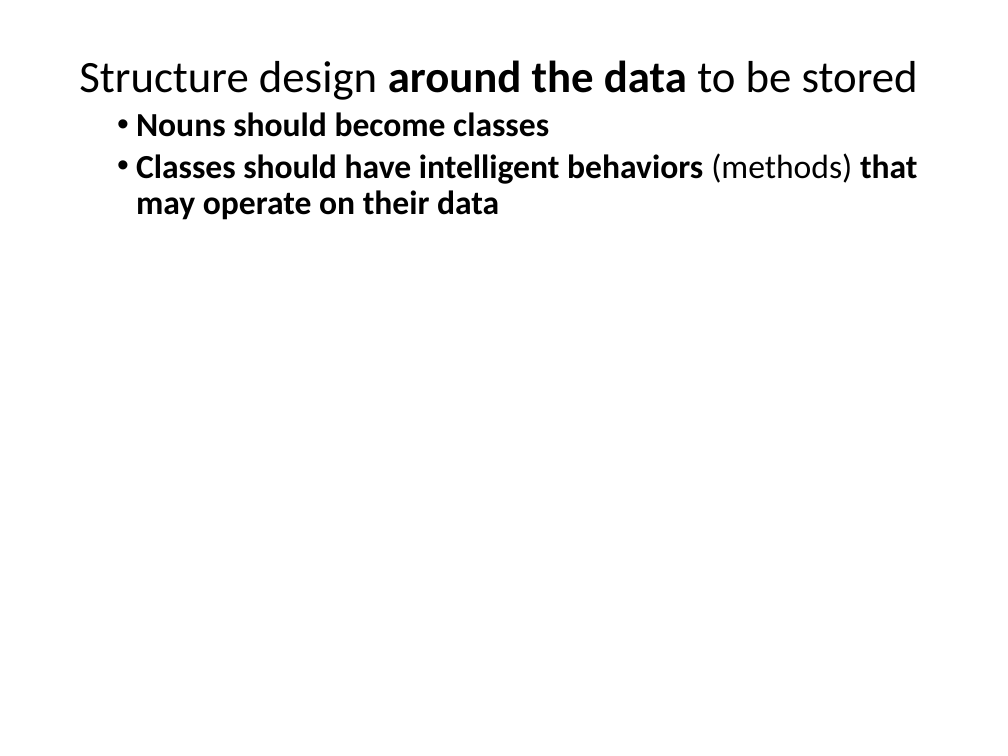
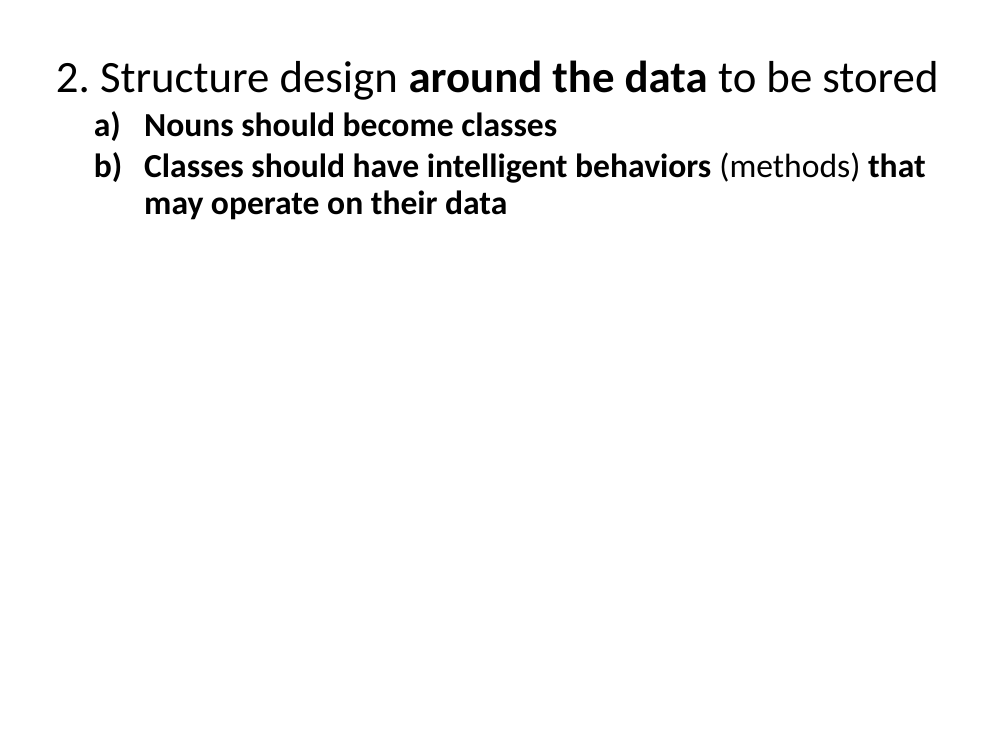
Before and after one commit to RHIT-CSSE/csse220, a slide deck: slide 18 of ClassMaterials/SETechniques/Slides/SoftwareEngineeringTechniques.pptx (slide 16 before the commit). Drawn at 1008x756 pixels with LibreOffice and Linux fonts; fonts in the diff are those of the drawing. Boxes give left, top, right and bottom in pixels: in the first picture for what was removed or moved away, otherwise in the second. Text is boxed around its words. In the diff, an @@ line names an element or a change of style, - is before the commit and + after.

```diff
--- a/ClassMaterials/SETechniques/Slides/SoftwareEngineeringTechniques.pptx
+++ b/ClassMaterials/SETechniques/Slides/SoftwareEngineeringTechniques.pptx
@@ text "2. Structure design around the ...": place and size @@
-text "2. Structure design around the ..." at [79,60,918,220]
+text "2. Structure design around the ..." at [56,60,938,220]
@@ text at [56,60,938,100]: text changed @@
-Structure design around the data to be stored
+2. Structure design around the data to be stored
@@ text at [144,112,926,220]: bullet • to a) @@
```
Also in this commit, not shown: 16 other slides changed, 6 slides added, 1 other file.
